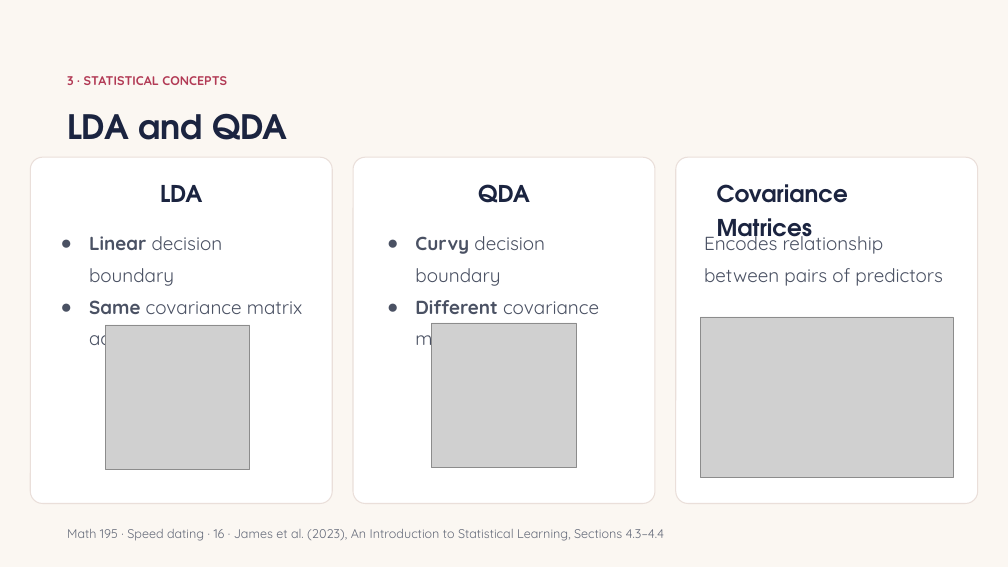
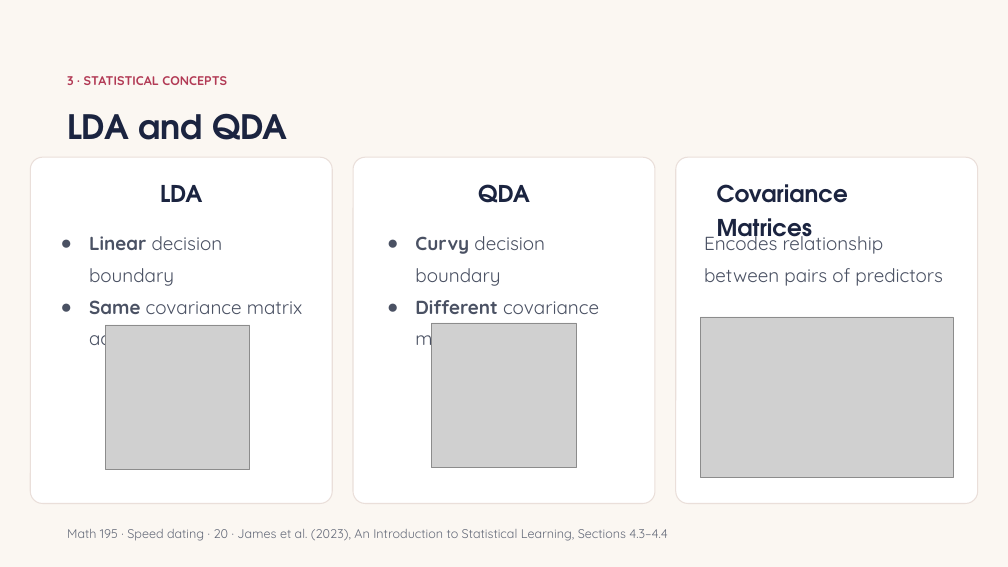
Before and after one commit to Abraham-y/math195-speed-dating, a slide deck: slide 20 of results/report_impl_slides_full.pptx (slide 16 before the commit). Drawn at 1008x567 pixels with LibreOffice and Linux fonts; fonts in the diff are those of the drawing; grey boxes stand for pictures. Boxes give left, top, right and bottom in pixels: in the first picture for what was removed or moved away, otherwise in the second. Text is boxed around its words. In the diff, an @@ line names an element or a change of style, - is before the commit and + after.

```diff
--- a/results/report_impl_slides_full.pptx
+++ b/results/report_impl_slides_full.pptx
@@ text at box(67, 529, 668, 541): text changed @@
-Math 195 · Speed dating · 16 · James et al. (2023), An Introduction to Statistical Learning, Sections 4.3–4.4
+Math 195 · Speed dating · 20 · James et al. (2023), An Introduction to Statistical Learning, Sections 4.3–4.4
```
Also in this commit, not shown: 24 other slides changed, 6 slides added, 6 other files.
